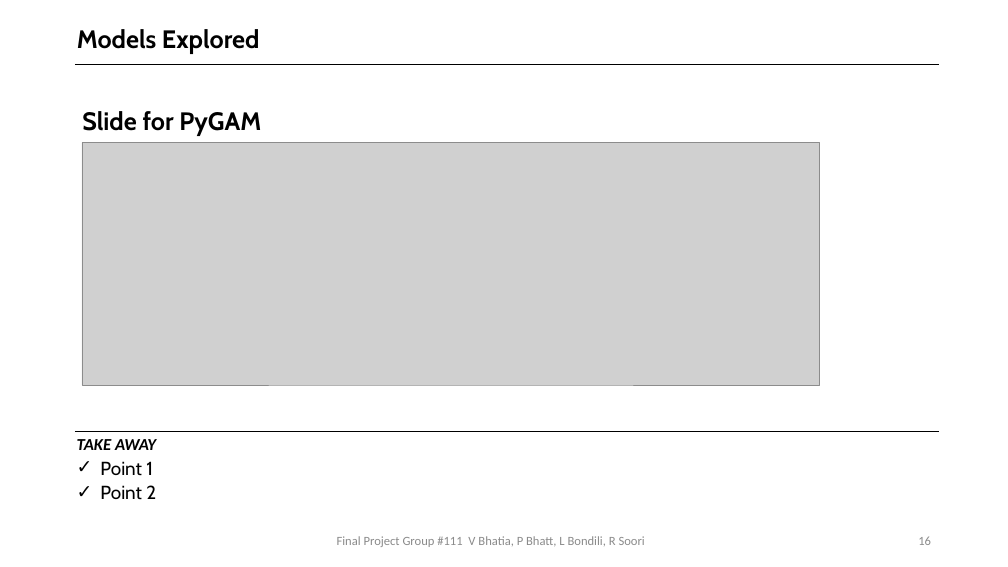
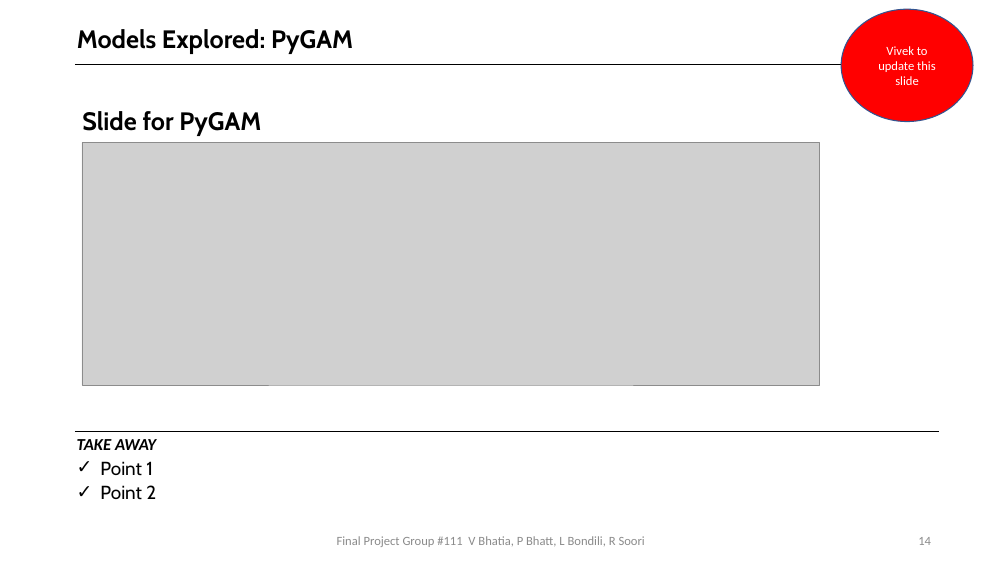
Before and after one commit to bhatiavr/cs109b-final-project-111, a slide deck: slide 14 of docs/Forecasting COVID-19 Cases Using SARS-Cov-2 Titers in Wastewater.pptx (slide 16 before the commit). Drawn at 1008x567 pixels with LibreOffice and Linux fonts; fonts in the diff are those of the drawing; grey boxes stand for pictures. Boxes give left, top, right and bottom in pixels: in the first picture for what was removed or moved away, otherwise in the second. Text is boxed around its words. In the diff, an @@ line names an element or a change of style, - is before the commit and + after.

```diff
--- a/docs/Forecasting COVID-19 Cases Using SARS-Cov-2 Titers in Wastewater.pptx
+++ b/docs/Forecasting COVID-19 Cases Using SARS-Cov-2 Titers in Wastewater.pptx
@@ title at (77, 29, 353, 54): text changed @@
-Models Explored
+Models Explored: PyGAM
@@ ellipse added at (842, 9, 973, 122), fill #FF0000, outline #325491 1 pt, 12 pt, text #FFFFFF @@
+Vivek to update this slide
@@ page number at (918, 537, 931, 545): text changed @@
-16
+14
```
Also in this commit, not shown: 17 other slides changed, 1 slide removed, 1 other file.
